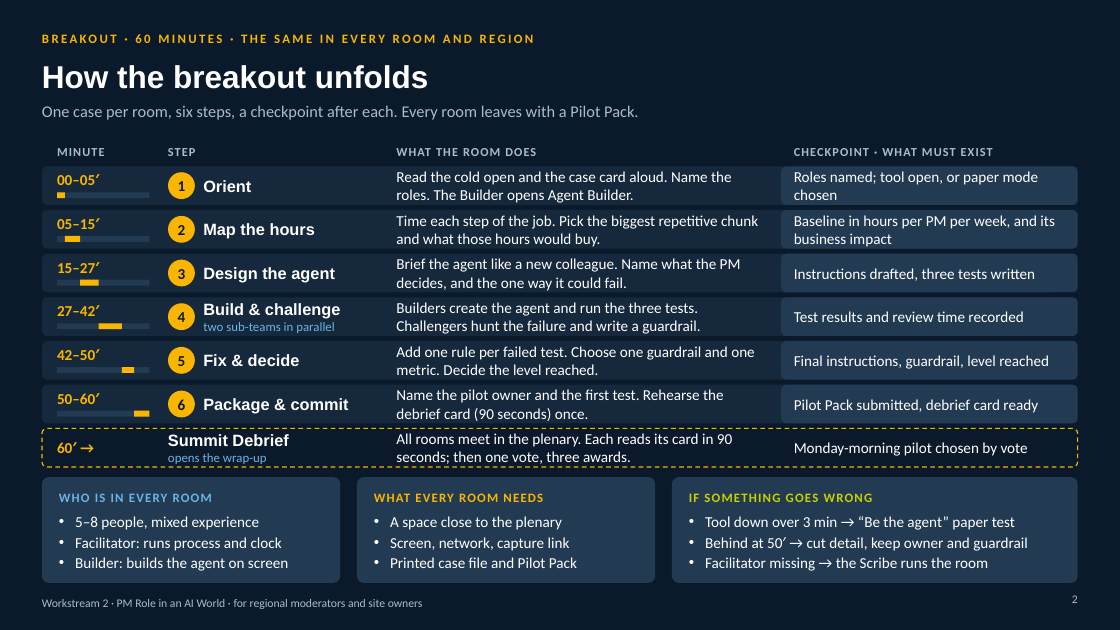
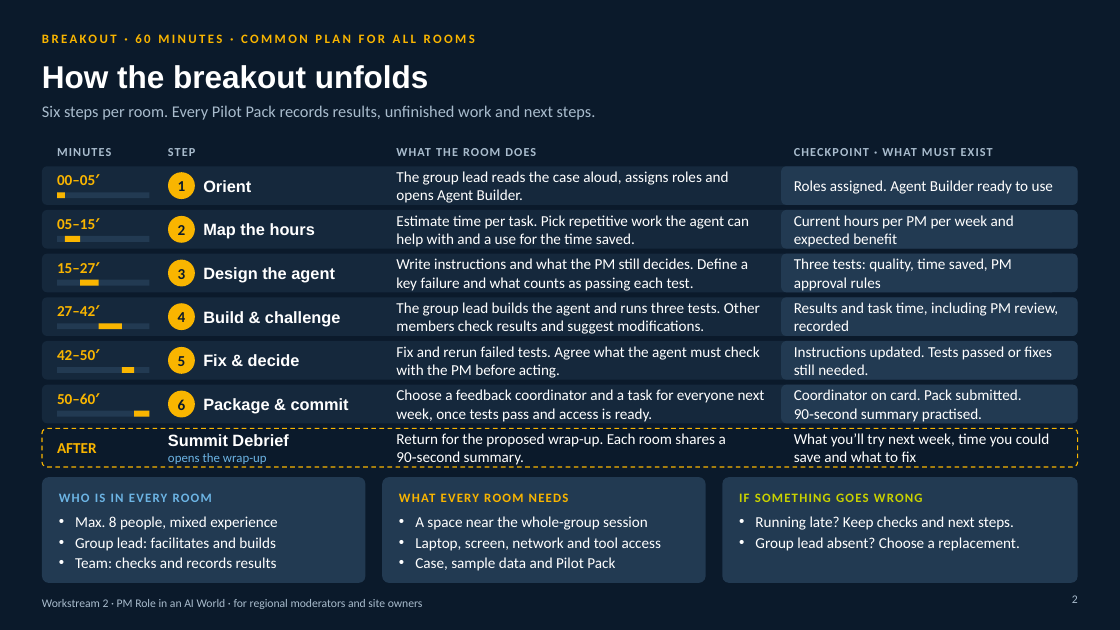
Before and after one commit to venu300676-cyber/playfield, a slide deck: slide 2 of ws2/files/branded/WS2_Site_Owner_Briefing.pptx. Drawn at 1120x630 pixels with LibreOffice and Linux fonts; fonts in the diff are those of the drawing; background and template pictures are left out. Boxes give left, top, right and bottom in pixels: in the first picture for what was removed or moved away, otherwise in the second. Text is boxed around its words. In the diff, an @@ line names an element or a change of style, - is before the commit and + after.

```diff
--- a/ws2/files/branded/WS2_Site_Owner_Briefing.pptx
+++ b/ws2/files/branded/WS2_Site_Owner_Briefing.pptx
@@ text at [320,34,334,43]: text changed @@
-BREAKOUT · 60 MINUTES · THE SAME IN EVERY ROOM AND REGION
+BREAKOUT · 60 MINUTES · COMMON PLAN FOR ALL ROOMS
@@ text at [42,105,596,120]: text changed @@
-One case per room, six steps, a checkpoint after each. Every room leaves with a Pilot Pack.
+Six steps per room. Every Pilot Pack records results, unfinished work and next steps.
@@ text at [57,148,111,156]: text changed @@
-MINUTE
+MINUTES
@@ text at [396,171,728,203]: text changed @@
-Read the cold open and the case card aloud. Name the roles. The Builder opens Agent Builder.
+The group lead reads the case aloud, assigns roles and opens Agent Builder.
@@ text at [794,180,1053,194]: text changed @@
-Roles named; tool open, or paper mode chosen
+Roles assigned. Agent Builder ready to use
@@ text at [396,215,750,247]: text changed @@
-Time each step of the job. Pick the biggest repetitive chunk and what those hours would buy.
+Estimate time per task. Pick repetitive work the agent can help with and a use for the time saved.
@@ text at [794,215,1014,247]: text changed @@
-Baseline in hours per PM per week, and its business impact
+Current hours per PM per week and expected benefit
@@ text at [396,258,748,291]: text changed @@
-Brief the agent like a new colleague. Name what the PM decides, and the one way it could fail.
+Write instructions and what the PM still decides. Define a key failure and what counts as passing each test.
@@ text at [794,258,1012,291]: text changed @@
-Instructions drafted, three tests written
+Three tests: quality, time saved, PM approval rules
@@ text at [203,322,335,333]: paragraph removed @@
-two sub-teams in parallel
@@ text at [396,302,760,334]: text changed @@
-Builders create the agent and run the three tests. Challengers hunt the failure and write a guardrail.
+The group lead builds the agent and runs three tests. Other members check results and suggest modifications.
@@ text at [794,302,1058,331]: text changed @@
-Test results and review time recorded
+Results and task time, including PM review, recorded
@@ text at [396,346,760,378]: text changed @@
-Add one rule per failed test. Choose one guardrail and one metric. Decide the level reached.
+Fix and rerun failed tests. Agree what the agent must check with the PM before acting.
@@ text at [794,346,1052,375]: text changed @@
-Final instructions, guardrail, level reached
+Instructions updated. Tests passed or fixes still needed.
@@ text at [396,389,765,422]: text changed @@
-Name the pilot owner and the first test. Rehearse the debrief card (90 seconds) once.
+Choose a feedback coordinator and a task for everyone next week, once tests pass and access is ready.
@@ text at [794,389,1021,422]: text changed @@
-Pilot Pack submitted, debrief card ready
+Coordinator on card. Pack submitted. 90‑second summary practised.
@@ text at [57,443,97,453]: text changed @@
-60′ →
+AFTER
@@ text at [396,433,726,467]: text changed @@
-All rooms meet in the plenary. Each reads its card in 90 seconds; then one vote, three awards.
+Return for the proposed wrap-up. Each room shares a 90‑second summary.
@@ text at [794,433,1050,467]: text changed @@
-Monday-morning pilot chosen by vote
+What you’ll try next week, time you could save and what to fix
@@ rounded rectangle: place and size @@
-rounded rectangle at [42,477,340,583]
+rounded rectangle at [42,477,365,583]
@@ rounded rectangle: place and size @@
-rounded rectangle at [357,477,655,583]
+rounded rectangle at [382,477,706,583]
@@ rounded rectangle: place and size @@
-rounded rectangle at [672,477,1078,583]
+rounded rectangle at [723,477,1078,583]
@@ text "WHAT EVERY ROOM NEEDS": place and size @@
-text "WHAT EVERY ROOM NEEDS" at [374,493,543,502]
+text "WHAT EVERY ROOM NEEDS" at [399,493,569,502]
@@ text "IF SOMETHING GOES WRONG": place and size @@
-text "IF SOMETHING GOES WRONG" at [689,493,873,502]
+text "IF SOMETHING GOES WRONG" at [739,493,923,502]
@@ text at [75,516,277,568]: text changed @@
-• 5–8 people, mixed experience
-• Facilitator: runs process and clock
-• Builder: builds the agent on screen
+• Max. 8 people, mixed experience
+• Group lead: facilitates and builds
+• Team: checks and records results
@@ text at [415,516,661,571]: text changed @@
-• A space close to the plenary
-• Screen, network, capture link
-• Printed case file and Pilot Pack
+• A space near the whole-group session
+• Laptop, screen, network and tool access
+• Case, sample data and Pilot Pack
@@ text at [755,516,1020,551]: text changed @@
-• Tool down over 3 min → “Be the agent” paper test
-• Behind at 50′ → cut detail, keep owner and guardrail
-• Facilitator missing → the Scribe runs the room
+• Running late? Keep checks and next steps.
+• Group lead absent? Choose a replacement.
```
Also in this commit, not shown: 2 other slides changed, 11 other files.
